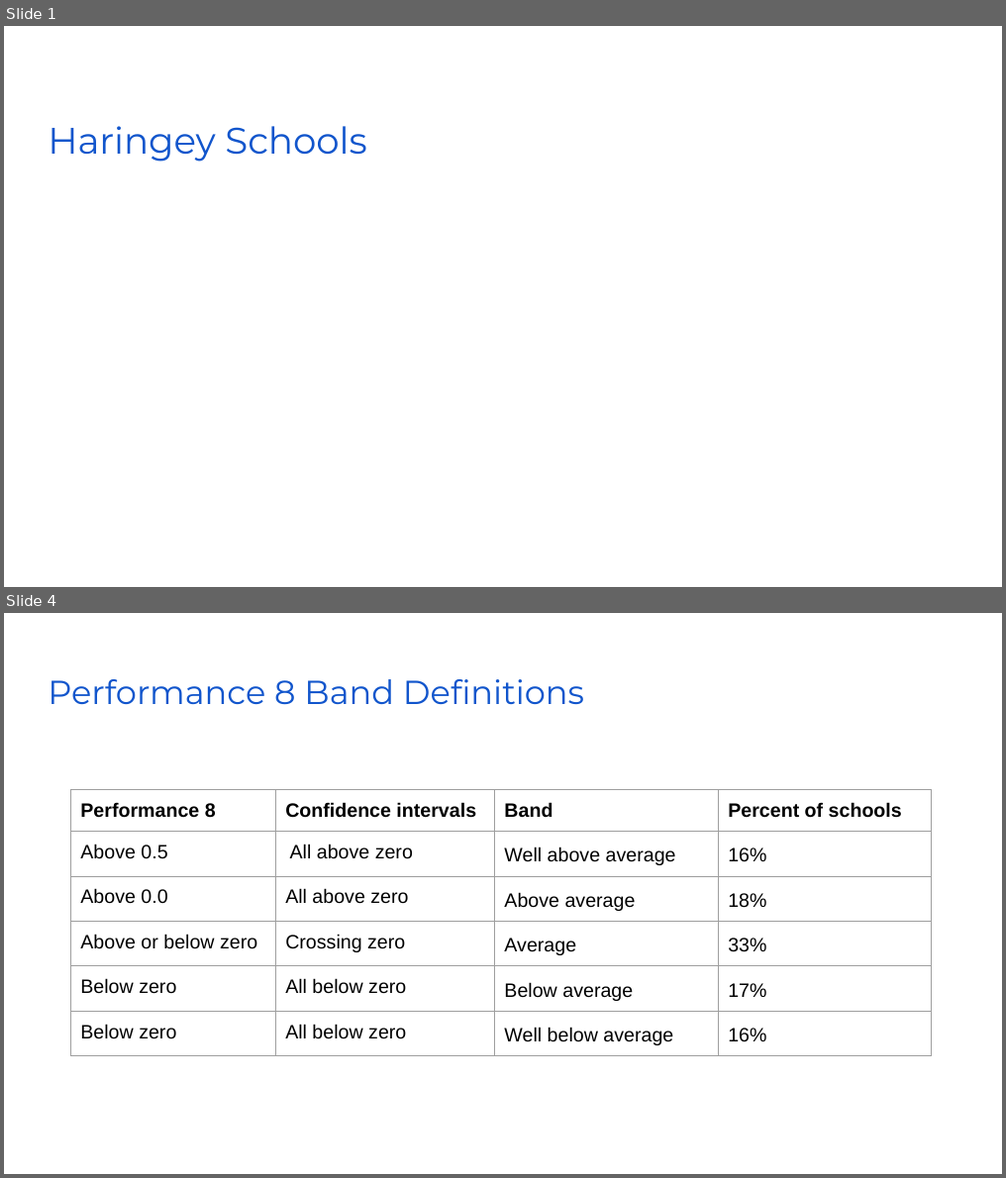
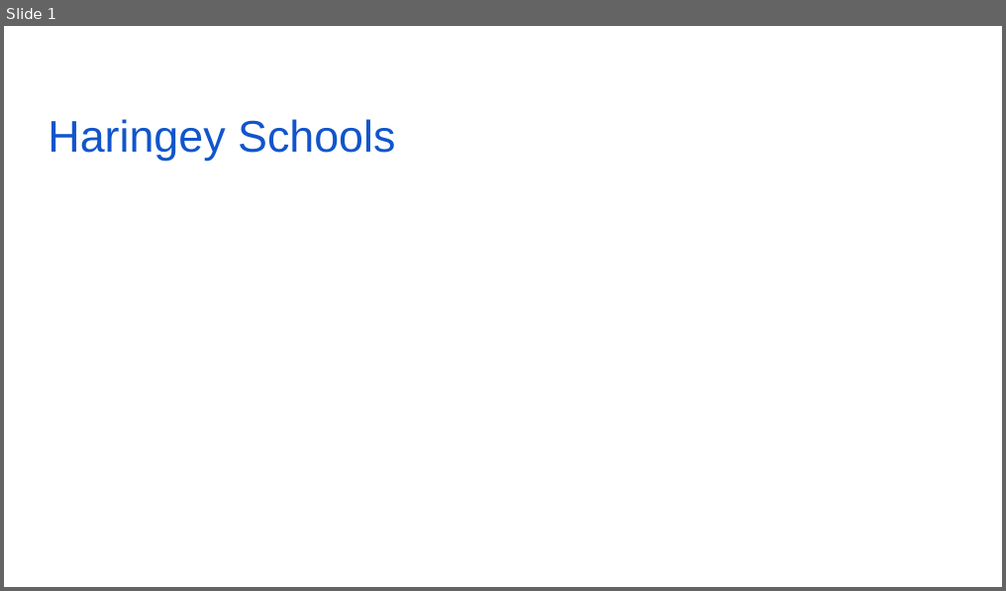
Before and after one commit to tommyarmstrong/highschool-performance, a slide deck: templates/report_slides_template.pptx. Shown one above the other, each under a label of ours: slides 1 and 4 before the commit, slide 1 after it; the slides between them are not shown. The pictures are 1006x1178 and 1006x591 pixels, drawn with LibreOffice and Linux fonts; fonts in the diff are those of the drawing; background and template pictures are left out. Boxes give left, top, right and bottom in pixels: in the first picture for what was removed or moved away, otherwise in the second. Text is boxed around its words. In the diff, an @@ line names an element or a change of style, - is before the commit and + after.

```diff
--- a/templates/report_slides_template.pptx
+++ b/templates/report_slides_template.pptx
@@ slide 4 removed at (x1=4, y1=613, x2=1002, y2=1174), background #FFFFFF @@
@@ title removed at (x1=48, y1=679, x2=584, y2=705) @@
-Performance 8 Band Definitions
@@ table removed at (x1=71, y1=789, x2=930, y2=1050), 6 rows, 4 columns @@
-Performance 8 | Confidence intervals | Band | Percent of schools
-Above 0.5 | All above zero | Well above average | 16%
-Above 0.0 | All above zero | Above average | 18%
-Above or below zero | Crossing zero | Average | 33%
-Below zero | All below zero | Below average | 17%
-Below zero | All below zero | Well below average | 16%
@@ slide 1 changed as well @@
@@ title "Haringey Schools" at (x1=48, y1=119, x2=395, y2=161): size 26.6 to 32 pt, font Montserrat to Arial @@
```
Also in this commit, not shown: 3 other slides removed, 1 other file.
